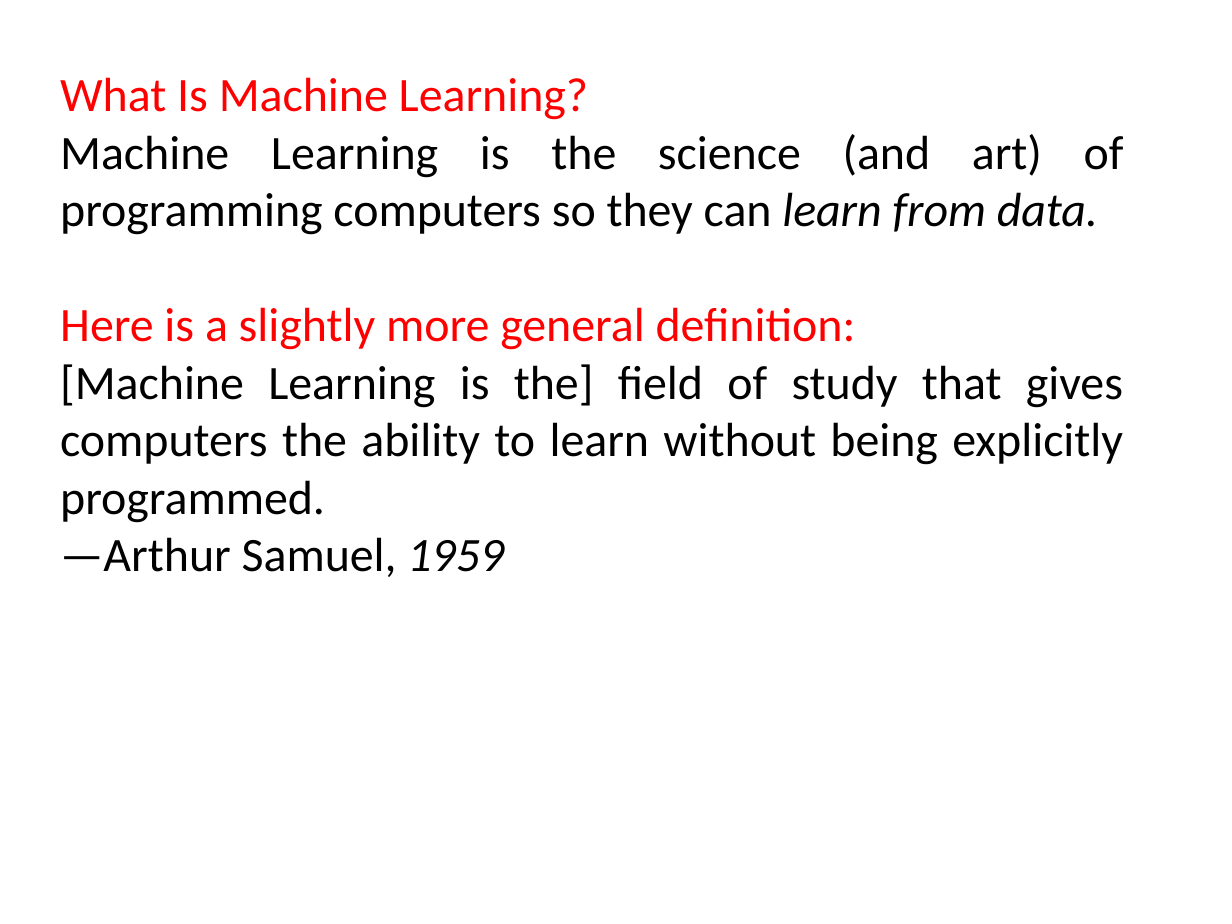
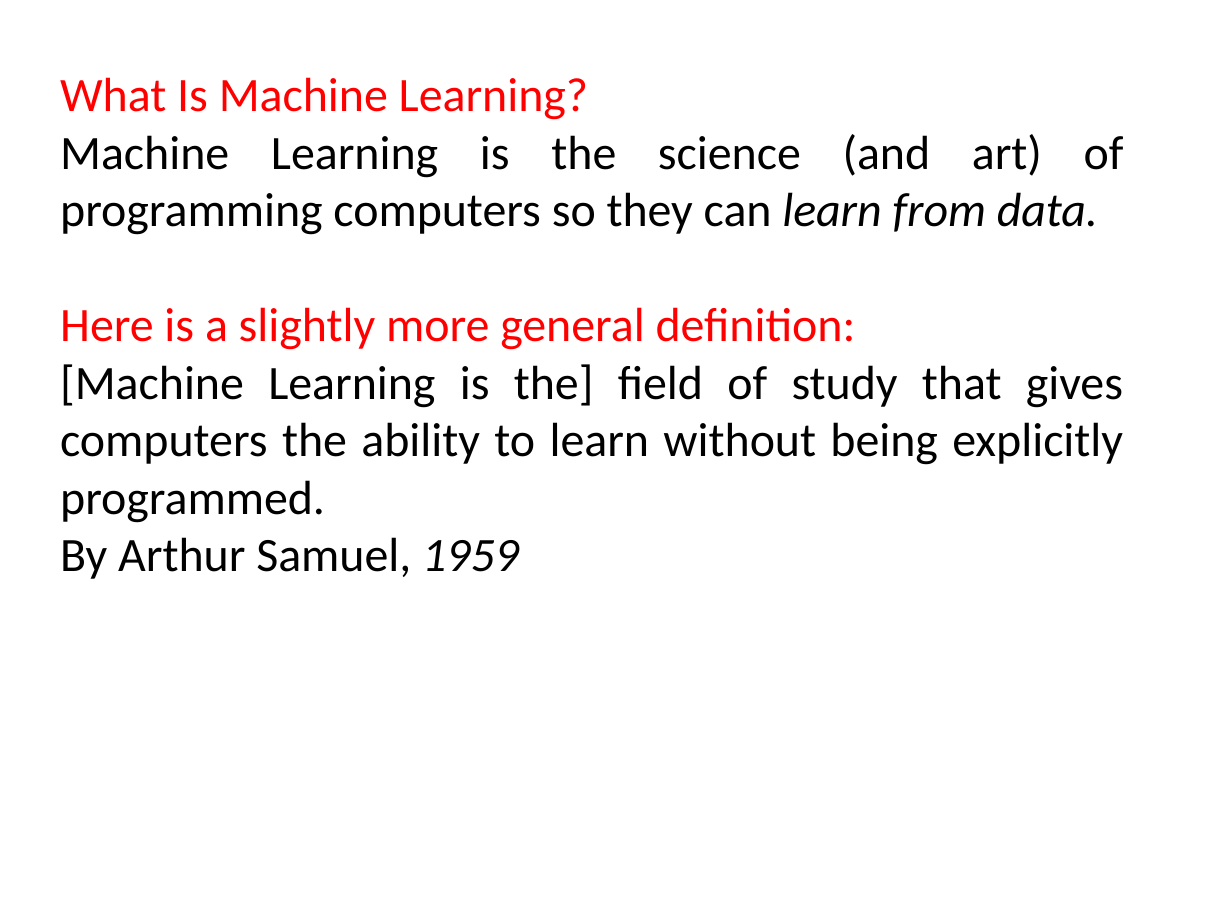
Before and after one commit to KallamadiLakshmi/Lakshmi, a slide deck: slide 1 of why machine learning_c60c593aab53bd0a44ed8d2d7c5f6889.pptx. Drawn at 1232x924 pixels with LibreOffice and Linux fonts; fonts in the diff are those of the drawing. Boxes give left, top, right and bottom in pixels: in the first picture for what was removed or moved away, otherwise in the second. Text is boxed around its words. In the diff, an @@ line names an element or a change of style, - is before the commit and + after.

```diff
--- a/why machine learning_c60c593aab53bd0a44ed8d2d7c5f6889.pptx
+++ b/why machine learning_c60c593aab53bd0a44ed8d2d7c5f6889.pptx
@@ text at (60, 537, 519, 579): text changed @@
-—Arthur Samuel, 1959
+By Arthur Samuel, 1959
```
Also in this commit, not shown: 1 other file.
